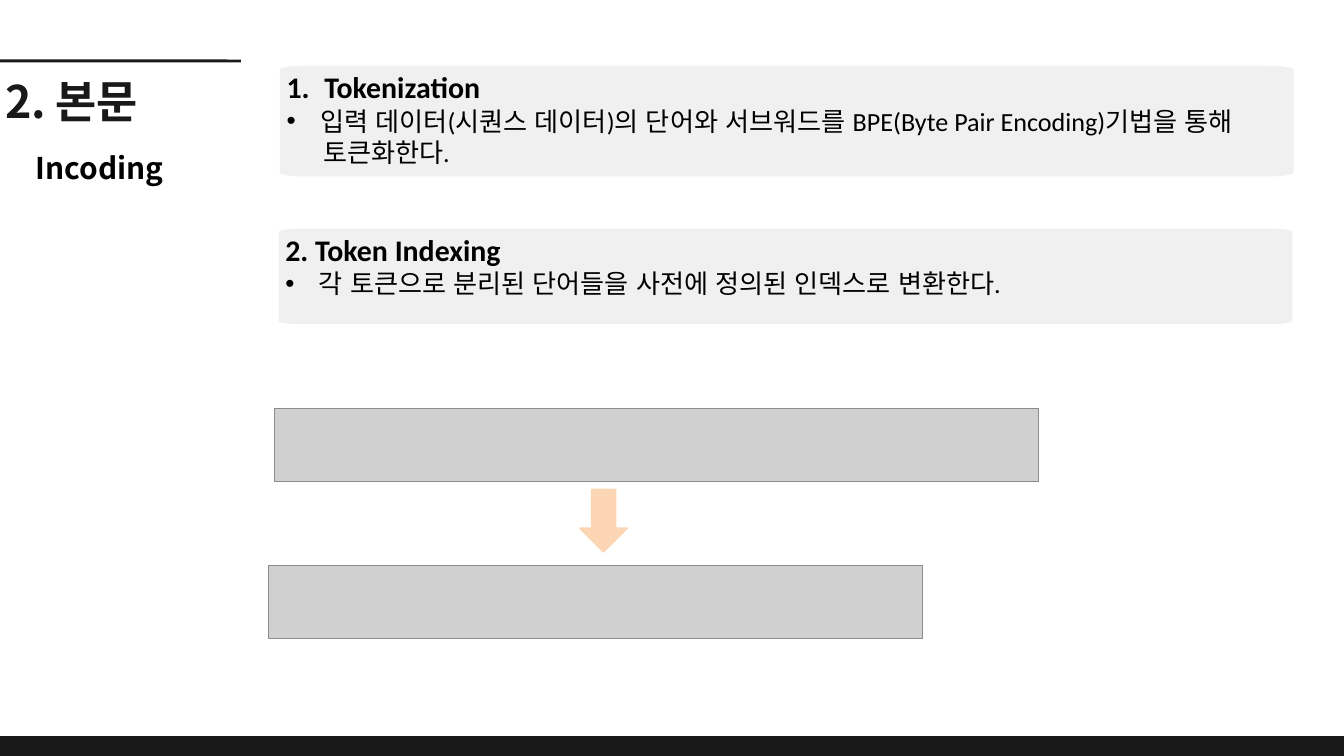
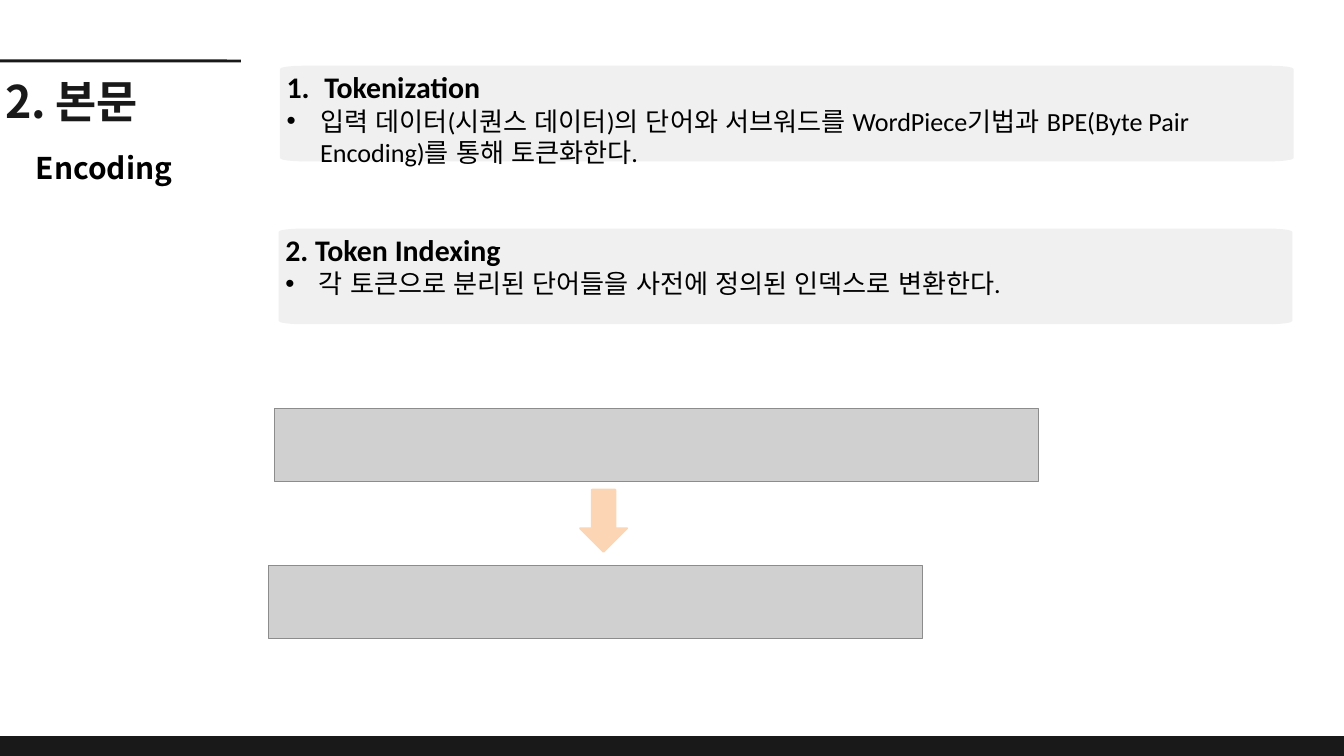
Before and after one commit to dbehdrbs0806/4th_2sem, a slide deck: slide 7 of ReinforcementLearning/20204077_유동균_Transformer 발표.pptx. Drawn at 1344x756 pixels with LibreOffice and Linux fonts; fonts in the diff are those of the drawing; grey boxes stand for pictures. Boxes give left, top, right and bottom in pixels: in the first picture for what was removed or moved away, otherwise in the second. Text is boxed around its words. In the diff, an @@ line names an element or a change of style, - is before the commit and + after.

```diff
--- a/ReinforcementLearning/20204077_유동균_Transformer 발표.pptx
+++ b/ReinforcementLearning/20204077_유동균_Transformer 발표.pptx
@@ freeform shape "Tokenization": place and size @@
-freeform shape "Tokenization" at (280, 66, 1294, 177)
+freeform shape "Tokenization" at (280, 66, 1294, 161)
@@ text in freeform shape at (320, 109, 1189, 167): text changed @@
-• 입력 데이터(시퀀스 데이터)의 단어와 서브워드를 BPE(Byte Pair Encoding)기법을 통해
-토큰화한다.
+• 입력 데이터(시퀀스 데이터)의 단어와 서브워드를 WordPiece기법과 BPE(Byte Pair Encoding)를 통해 토큰화한다.
@@ text at (36, 154, 172, 187): text changed @@
-Incoding
+Encoding
```
Also in this commit, not shown: 7 other slides changed, 1 other file.
